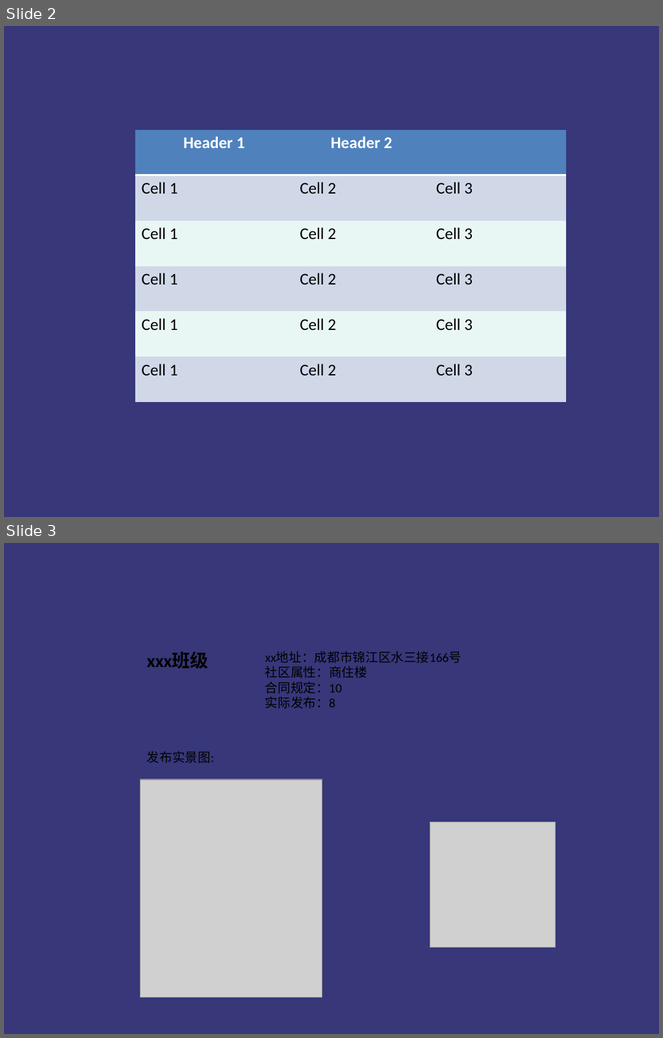
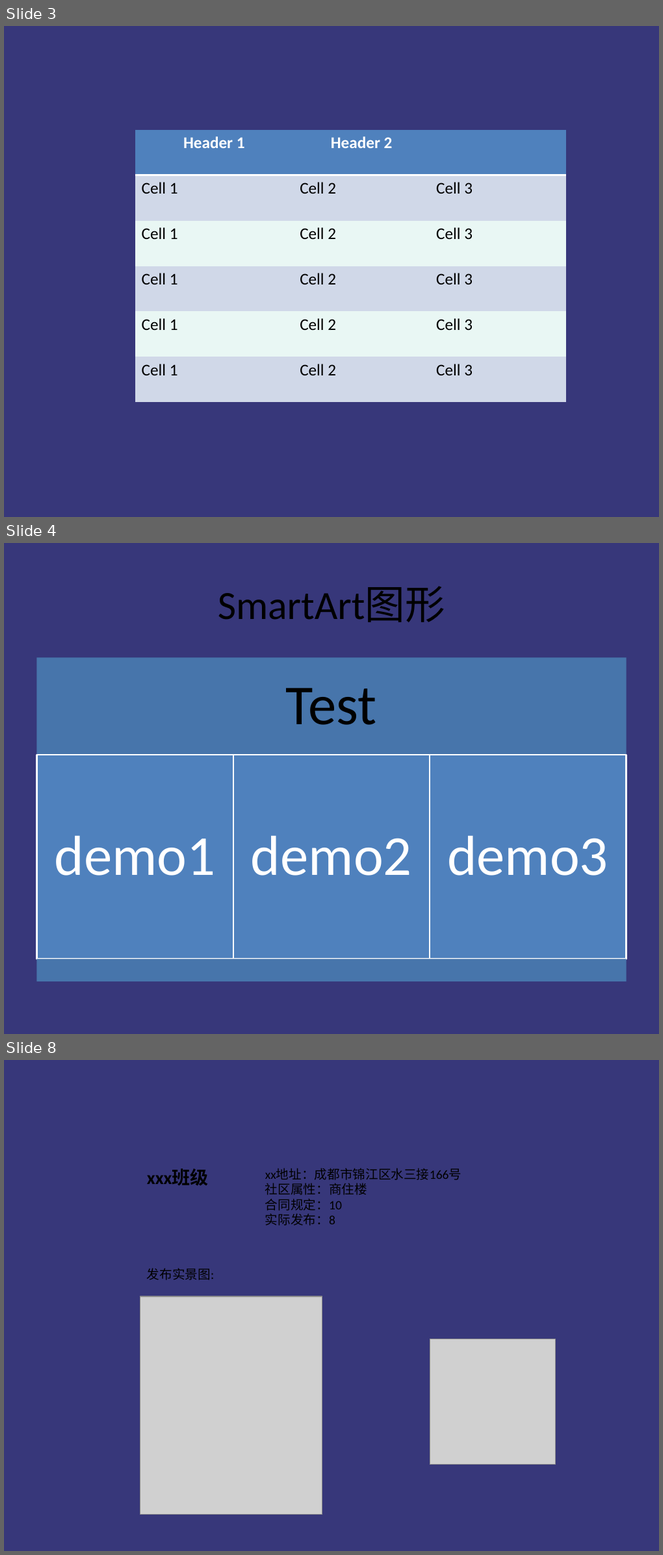
Before and after one commit to livejq/OfficeUtils, a slide deck: temp/demo01.pptx. Shown one above the other, each under a label of ours: slides 2 and 3 before the commit, slides 3, 4 and 8 after it; the slides between them are not shown. The pictures are 663x1038 and 663x1555 pixels, drawn with LibreOffice and Linux fonts; fonts in the diff are those of the drawing; grey boxes stand for pictures. Boxes give left, top, right and bottom in pixels: in the first picture for what was removed or moved away, otherwise in the second. Text is boxed around its words. In the diff, an @@ line names an element or a change of style, - is before the commit and + after.

```diff
--- a/temp/demo01.pptx
+++ b/temp/demo01.pptx
@@ slide 4 added at (x1=4, y1=543, x2=659, y2=1034), background #37377A @@
@@ title added at (x1=218, y1=586, x2=445, y2=622), 44 pt, text #000000 @@
+SmartArt图形
@@ group added at (x1=36, y1=657, x2=627, y2=982): 5 rectangles, 4 texts @@
+Test
+demo1
+demo2
+demo3
@@ what was slide 2 is now slide 3 @@
@@ what was slide 3 is now slide 8 @@
```
Also in this commit, not shown: 5 other slides added, 1 slide removed, 50 other files.
